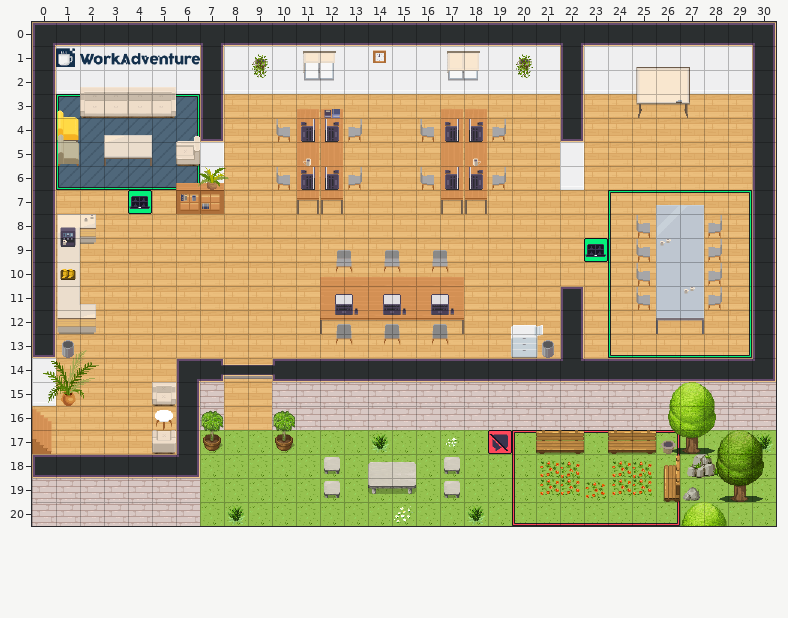
Two states of a Tiled map (JSON), map.tmj. The picture above is the old version.
Cells are 32x32 px. Shown: x 0..30, y 0..20.
New version:
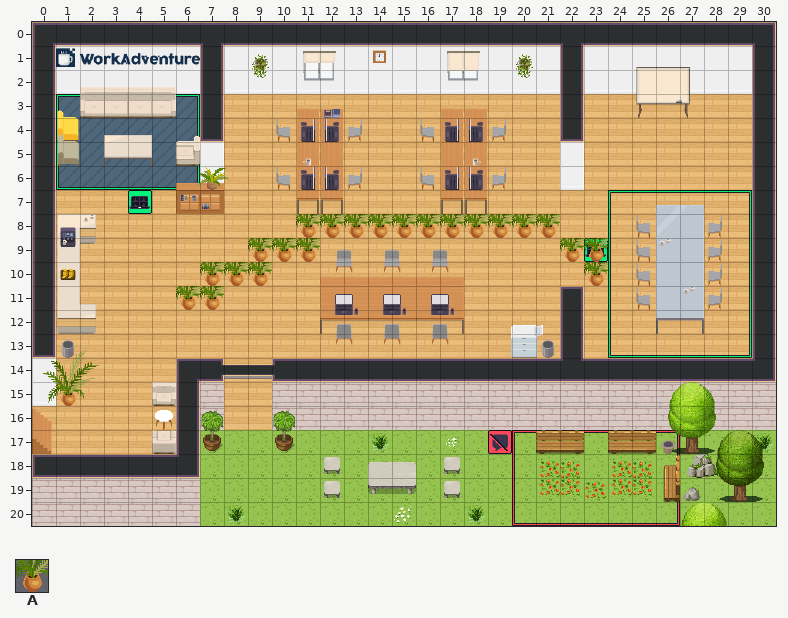
Key: from "Chunk 1": A 121.
_ is an empty cell, . an unchanged one.
From old to new:
--- layer "furniture/furniture3"
@@ x 6..23 @@
- 8 .....___________..
- 9 ...___..........__
-10 .___............._
-11 __................
+ 8 .....AAAAAAAAAAA..
+ 9 ...AAA..........AA
+10 .AAA.............A
+11 AA................
